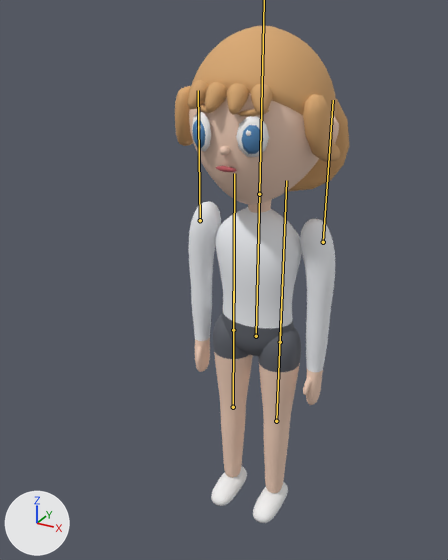
One commit to the glTF model models/trainers/winnie.glb: the scene before it, then after it.
Camera for both pictures: a 50 mm lens placed at (0.535, -1.126, 1.154), pointed at (-0.032, -0.094, 0.638). Arrows for +X, +Y and +Z are at lower left; the lights stay in place. The picture after the commit comes second. The bones that change are drawn over the model as lines.

Names of what the first picture shows: 'winnie'.
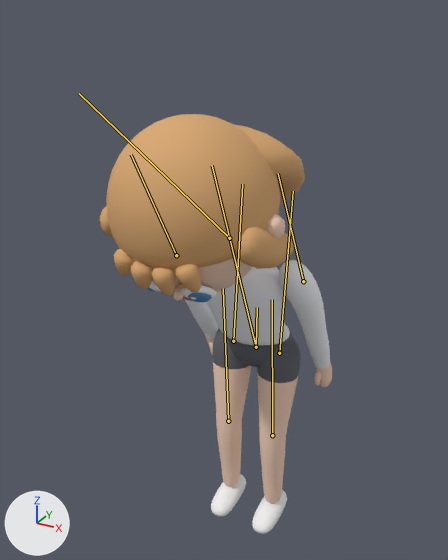
The newer file adds an action. The first version stands in its rest pose; the second is drawn at frame 24 of the action 'Slump'.

Changed parts and their boxes [x1, y1, x2, y2] in the pictures (448 x 560 px):
```json
{"object": "winnie", "change": "posed", "before": [175, 26, 349, 523], "after": [99, 114, 332, 534], "on screen": "34% wider, 15% shorter"}
{"bone": "hips", "before": "(256, 336) to (257, 295)", "after": "(256, 347) to (257, 307)"}
{"bone": "hipL", "before": "(233, 330) to (234, 173)", "after": "(233, 341) to (242, 184)"}
{"bone": "kneeL", "before": "(233, 407) to (234, 268)", "after": "(228, 421) to (223, 288)"}
{"bone": "hipR", "before": "(280, 342) to (286, 180)", "after": "(279, 353) to (293, 191)"}
{"bone": "kneeR", "before": "(276, 421) to (282, 278)", "after": "(272, 435) to (272, 299)"}
{"bone": "torso", "before": "(256, 336) to (261, 110)", "after": "(256, 347) to (212, 165)"}
{"bone": "shoulderL", "before": "(200, 220) to (198, 90)", "after": "(176, 255) to (131, 154)"}
{"bone": "shoulderR", "before": "(323, 242) to (333, 100)", "after": "(303, 281) to (278, 173)"}
```

Scene script edits in JSON lines:
```json
{"block": "bone_hips", "where": "bone_hips = bpy.data.objects['trainer'].pose.bones['hips']"}
{"op": "set", "path": "bone_hips.location", "old": "(0.0, 0.0, 0.0)", "new": "(0.0, -0.05, 0.0)"}
{"block": "bone_hipl", "where": "bone_hipl = bpy.data.objects['trainer'].pose.bones['hipL']  # child of 'hips'"}
{"op": "set", "path": "bone_hipl.rotation_quaternion", "old": "(1.0, 0.0, 0.0, 0.0)", "new": "(0.999, -0.05, 0.0, 0.0)", "note": "degrees (0, 0, 0) -> degrees (-6, 0, 0)"}
{"block": "bone_kneel", "where": "bone_kneel = bpy.data.objects['trainer'].pose.bones['kneeL']  # child of 'hipL'"}
{"op": "set", "path": "bone_kneel.rotation_quaternion", "old": "(1.0, 0.0, 0.0, 0.0)", "new": "(0.996, 0.09, 0.0, 0.0)", "note": "degrees (0, 0, 0) -> degrees (10, 0, 0)"}
{"block": "bone_hipr", "where": "bone_hipr = bpy.data.objects['trainer'].pose.bones['hipR']  # child of 'hips'"}
{"op": "set", "path": "bone_hipr.rotation_quaternion", "old": "(1.0, 0.0, 0.0, 0.0)", "new": "(0.999, -0.05, 0.0, 0.0)", "note": "degrees (0, 0, 0) -> degrees (-6, 0, 0)"}
{"block": "bone_kneer", "where": "bone_kneer = bpy.data.objects['trainer'].pose.bones['kneeR']  # child of 'hipR'"}
{"op": "set", "path": "bone_kneer.rotation_quaternion", "old": "(1.0, 0.0, 0.0, 0.0)", "new": "(0.996, 0.09, 0.0, 0.0)", "note": "degrees (0, 0, 0) -> degrees (10, 0, 0)"}
{"block": "bone_torso", "where": "bone_torso = bpy.data.objects['trainer'].pose.bones['torso']  # child of 'hips'"}
{"op": "set", "path": "bone_torso.rotation_quaternion", "old": "(1.0, 0.0, 0.0, 0.0)", "new": "(0.98, 0.199, 0.0, 0.0)", "note": "degrees (0, 0, 0) -> degrees (23, 0, 0)"}
{"block": "bone_head", "where": "bone_head = bpy.data.objects['trainer'].pose.bones['head']  # child of 'torso'"}
{"op": "set", "path": "bone_head.rotation_quaternion", "old": "(1.0, 0.0, 0.0, 0.0)", "new": "(0.969, 0.247, 0.0, 0.0)", "note": "degrees (0, 0, 0) -> degrees (29, 0, 0)"}
{"block": "bone_shoulderl", "where": "bone_shoulderl = bpy.data.objects['trainer'].pose.bones['shoulderL']  # child of 'torso'"}
{"op": "set", "path": "bone_shoulderl.rotation_quaternion", "old": "(1.0, 0.0, 0.0, 0.0)", "new": "(0.998, 0.06, 0.0, 0.0)", "note": "degrees (0, 0, 0) -> degrees (7, 0, 0)"}
{"block": "bone_shoulderr", "where": "bone_shoulderr = bpy.data.objects['trainer'].pose.bones['shoulderR']  # child of 'torso'"}
{"op": "set", "path": "bone_shoulderr.rotation_quaternion", "old": "(1.0, 0.0, 0.0, 0.0)", "new": "(0.998, 0.06, 0.0, 0.0)", "note": "degrees (0, 0, 0) -> degrees (7, 0, 0)"}
```
